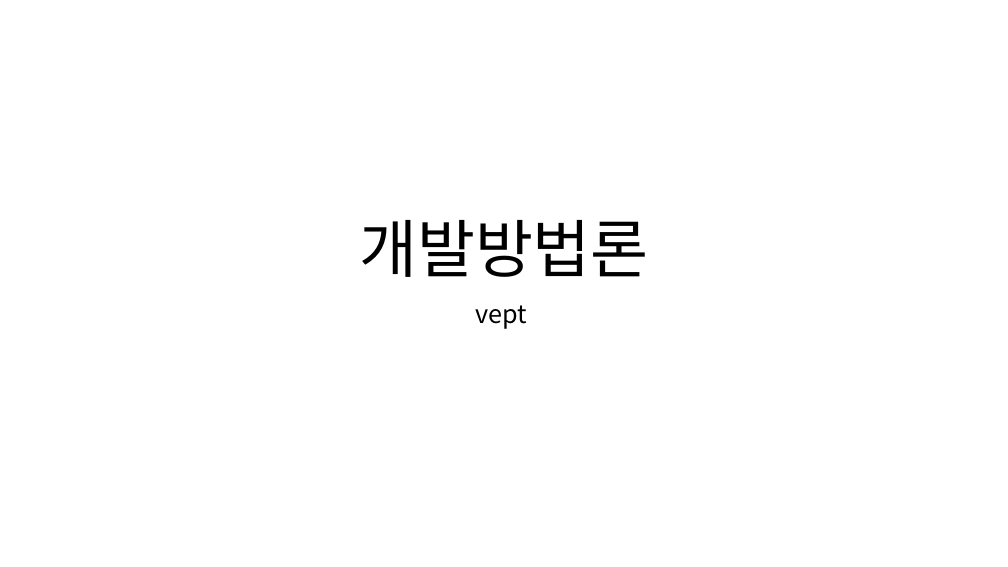
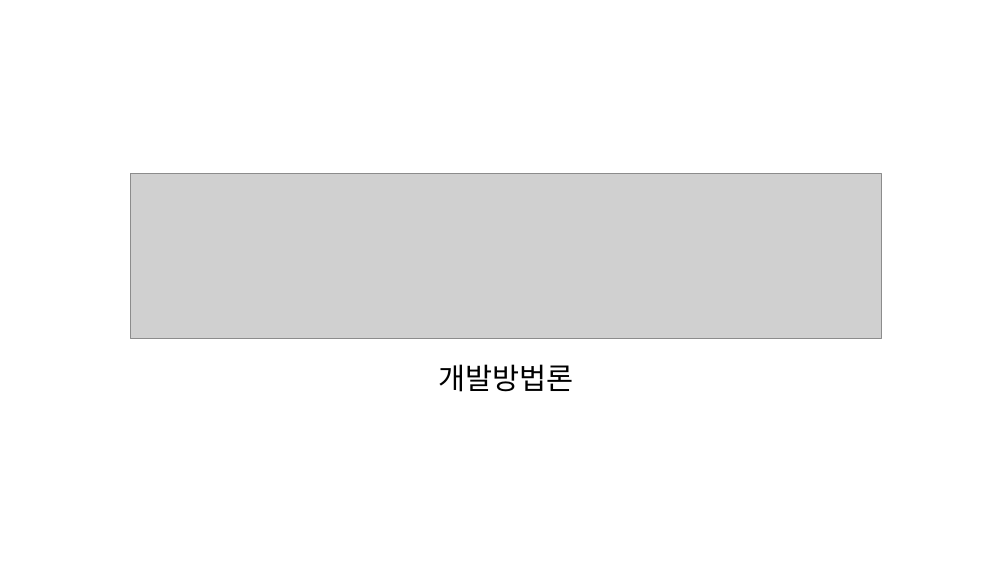
Before and after one commit to Hoogdle/Team_PengsQL, a slide deck: slide 1 of Documentation/Team_PengsQL Scrump PR.pptx. Drawn at 1008x567 pixels with LibreOffice and Linux fonts; fonts in the diff are those of the drawing; grey boxes stand for pictures. Boxes give left, top, right and bottom in pixels: in the first picture for what was removed or moved away, otherwise in the second. Text is boxed around its words. In the diff, an @@ line names an element or a change of style, - is before the commit and + after.

```diff
--- a/Documentation/Team_PengsQL Scrump PR.pptx
+++ b/Documentation/Team_PengsQL Scrump PR.pptx
@@ picture added at [131, 174, 882, 339] @@
@@ title "개발방법론": place and size @@
-title "개발방법론" at [359, 220, 649, 277]
+title "개발방법론" at [438, 364, 573, 392]
@@ title "개발방법론" at [438, 364, 573, 392]: size 60 to 28 pt @@
@@ subtitle removed at [475, 305, 527, 329] @@
-vept
```
